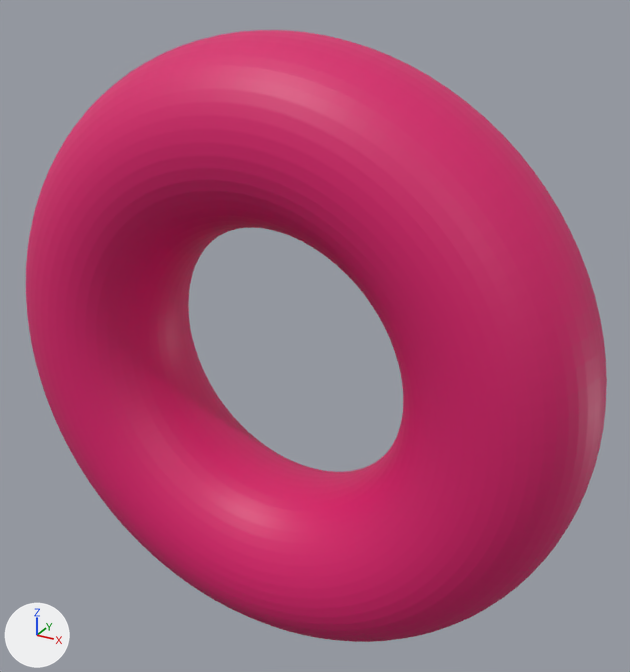
What one commit did to the glTF model docs/assets/torus_grid_sweep/torus_R3_r5.glb.
Rendered twice from a 50 mm camera at (15.2, -25.2, 13.8) aimed at (0.9, 0.9, 0.8). The axes (+X, +Y, +Z) are drawn at lower left. The lights are the same throughout. The picture after the commit comes second. Where no turn or scale is listed for an object, it has been applied to the vertices.

Objects in the first picture: 'geometry_0'.
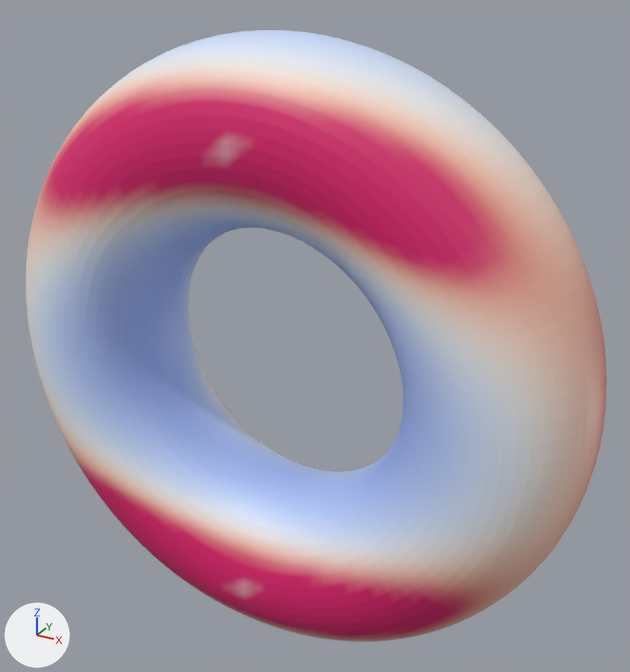
Changed parts and their boxes [x1, y1, x2, y2] in the pictures (630 x 672 px):
part 1 of me_geometry_0, recoloured: [28, 69, 600, 642] in both
part 2 of me_geometry_0, recoloured: [37, 77, 607, 641] in both
part 3 of me_geometry_0, recoloured: [26, 48, 555, 564] in both
part 4 of me_geometry_0, recoloured (pink to blue): [48, 30, 475, 540] in both
part 5 of me_geometry_0, recoloured: [31, 35, 517, 553] in both
part 6 of me_geometry_0, recoloured: [26, 60, 579, 642] in both

What changed in the scene script:
```text
Change me_geometry_0:
    where me_geometry_0.from_pydata(...)  # 5000 vertices, 10000 faces; spans x -11.6..11.6, y -3.2..3.2, z -11.6..11.6
    used by ob_geometry_0; location = (0.0, 0.0, 0.0)
    me_geometry_0 part 1: 1086 faces centred in x -11.5..11.5, y -3.2..3.1, z -10.3..10.3 are repainted in the vertex colours; the middle colour goes from pink #da1c6c to beige #f7c5b2
    me_geometry_0 part 2: 1764 faces centred in x -11.5..11.5, y -3.2..3.2, z -10.2..10.2 are repainted in the vertex colours; the middle colour goes from pink #da1c6c to pink #e68386
    me_geometry_0 part 3: 906 faces centred in x -10.5..10.5, y -3.2..2.6, z -11.0..11.0 are repainted in the vertex colours; the middle colour goes from pink #da1c6c to white #edecf0
    me_geometry_0 part 4: 2532 faces centred in x -8.4..8.4, y -3.2..1.8, z -11.5..11.5 are repainted in the vertex colours; the middle colour goes from pink #da1c6c to blue #b2c9fa
    me_geometry_0 part 5: 914 faces centred in x -9.6..9.6, y -3.2..2.1, z -11.4..11.4 are repainted in the vertex colours; the middle colour goes from pink #da1c6c to pale blue #dbe8fc
    me_geometry_0 part 6: 854 faces centred in x -11.1..11.1, y -3.2..2.9, z -10.6..10.6 are repainted in the vertex colours; the middle colour goes from pink #da1c6c to pale pink #f8e3d7
```
